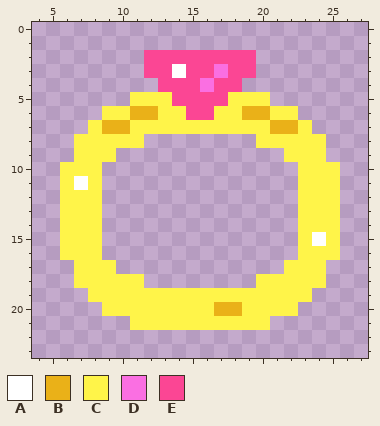
A pixel-art sprite gets an edit: packages/nouns-img-permutator/assets/layer-3/head-ring.png. The picture above is the old version.
The file is 32x32 pixels. Shown: x 4..27, y 0..23.
Palette (. is transparent): A #ffffff  B #eab118  C #fff449  D #fa6fe2  E #fb4694
Pixels before, first column x 6:
 2 ......EEEEEEEE......
 3 ......EEAEEDEE......
 4 .......EEEDEE.......
 5 .....CCCEEEECCC.....
 6 ...CCBBCCEECCBBCC...
 7 ..CBBCCCCCCCCCCBBC..
 8 .CCCCC........CCCCC.
 9 .CCC............CCC.
10 CCC..............CCC
11 CAC..............CCC
12 CCC..............CCC
13 CCC..............CCC
14 CCC..............CCC
15 CCC..............CAC
16 CCC..............CCC
17 .CCC............CCC.
18 .CCCCC........CCCCC.
19 ..CCCCCCCCCCCCCCCC..
20 ...CCCCCCCCBBCCCC...
21 .....CCCCCCCCCC.....
The result:
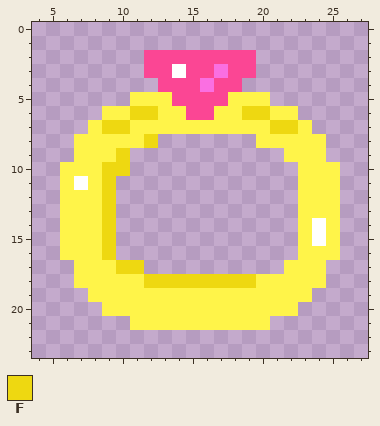
Colours new in this view: F #eed811
Changes in this commit:
y 6: x 11..12 BB -> FF; x 19..20 BB -> FF
y 7: x 9..10 BB -> FF; x 21..22 BB -> FF
y 8: x 12 . -> F
y 9: x 10 . -> F
y 10: x 9..10 .. -> FF
y 11..13: x 9 . -> F
y 14: x 9 . -> F; x 24 C -> A
y 15..16: x 9 . -> F
y 17: x 10..11 .. -> FF
y 18: x 12..19 ........ -> FFFFFFFF
y 20: x 17..18 BB -> CC
Changed places in both pictures, as pixel boxes (x1, y1, x2, y2):
changed: (102, 106, 298, 316)
changed: (312, 218, 326, 232)
